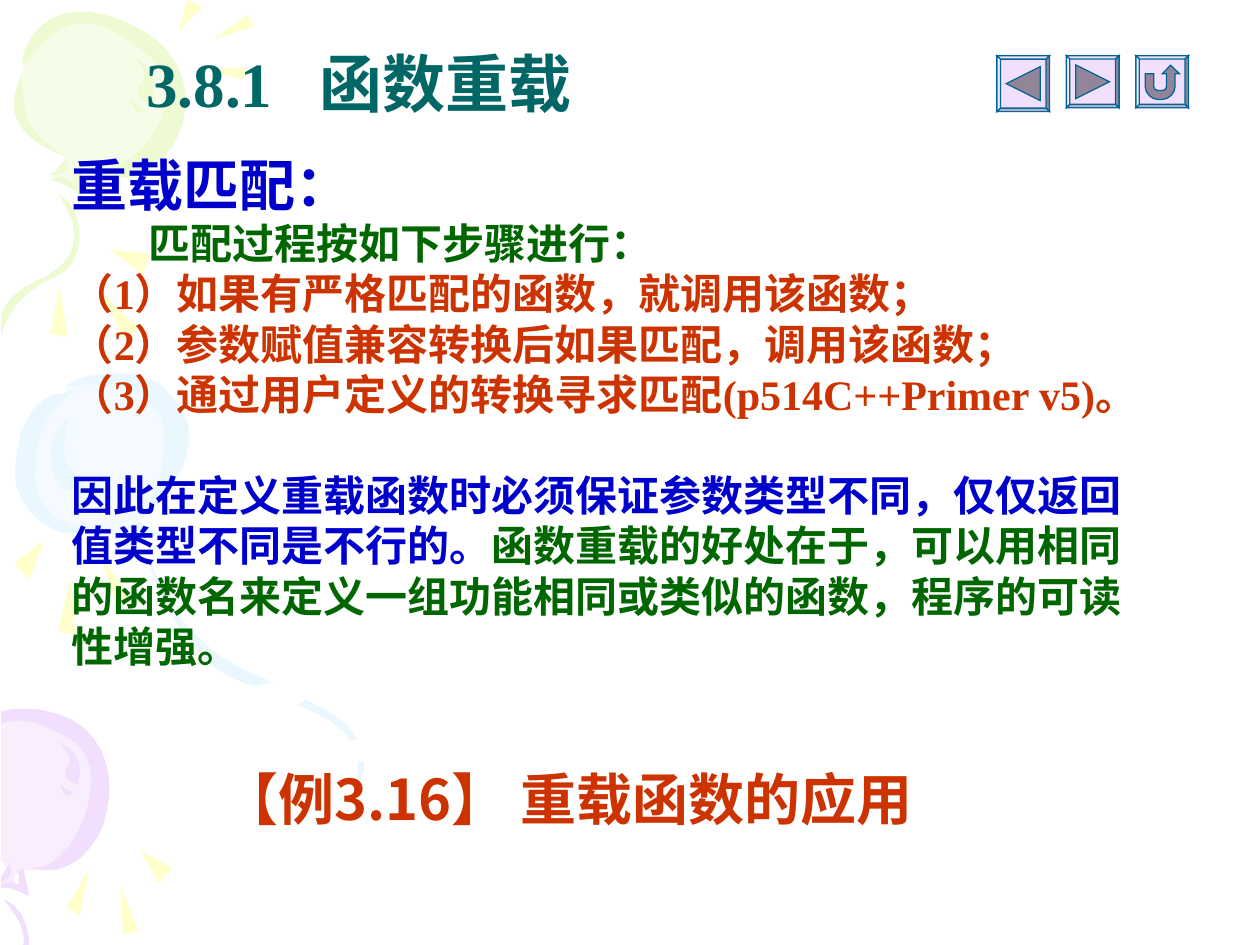
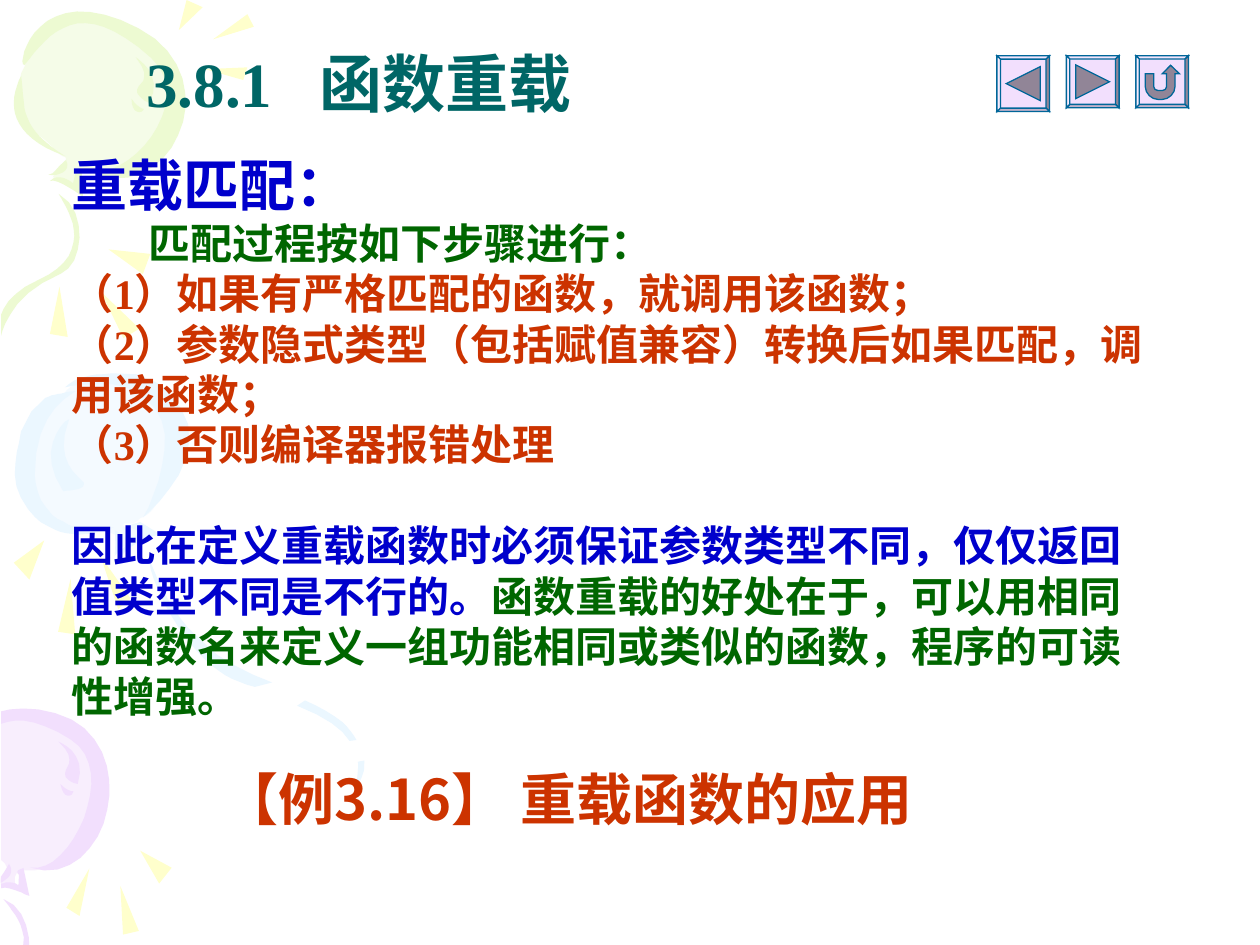
Before and after one commit to Changhe160/Changhe160.github.io, a slide deck: slide 57 of teachingRes/Cplusplus/unit03函数.ppt (slide 54 before the commit). Drawn at 1260x945 pixels with LibreOffice and Linux fonts; fonts in the diff are those of the drawing. Boxes give left, top, right and bottom in pixels: in the first picture for what was removed or moved away, otherwise in the second. Text is boxed around its words. In the diff, an @@ line names an element or a change of style, - is before the commit and + after.

```diff
--- a/teachingRes/Cplusplus/unit03函数.ppt
+++ b/teachingRes/Cplusplus/unit03函数.ppt
@@ text at [72, 317, 1143, 464]: text changed @@
-（2）参数赋值兼容转换后如果匹配，调用该函数；
-（3）通过用户定义的转换寻求匹配(p514C++Primer v5)。
+（2）参数隐式类型（包括赋值兼容）转换后如果匹配，调用该函数；
+（3）否则编译器报错处理
@@ freeform shape at [118, 559, 295, 696]: outline redrawn @@
```
Also in this commit, not shown: 87 other slides changed, 4 slides added, 1 slide removed.
